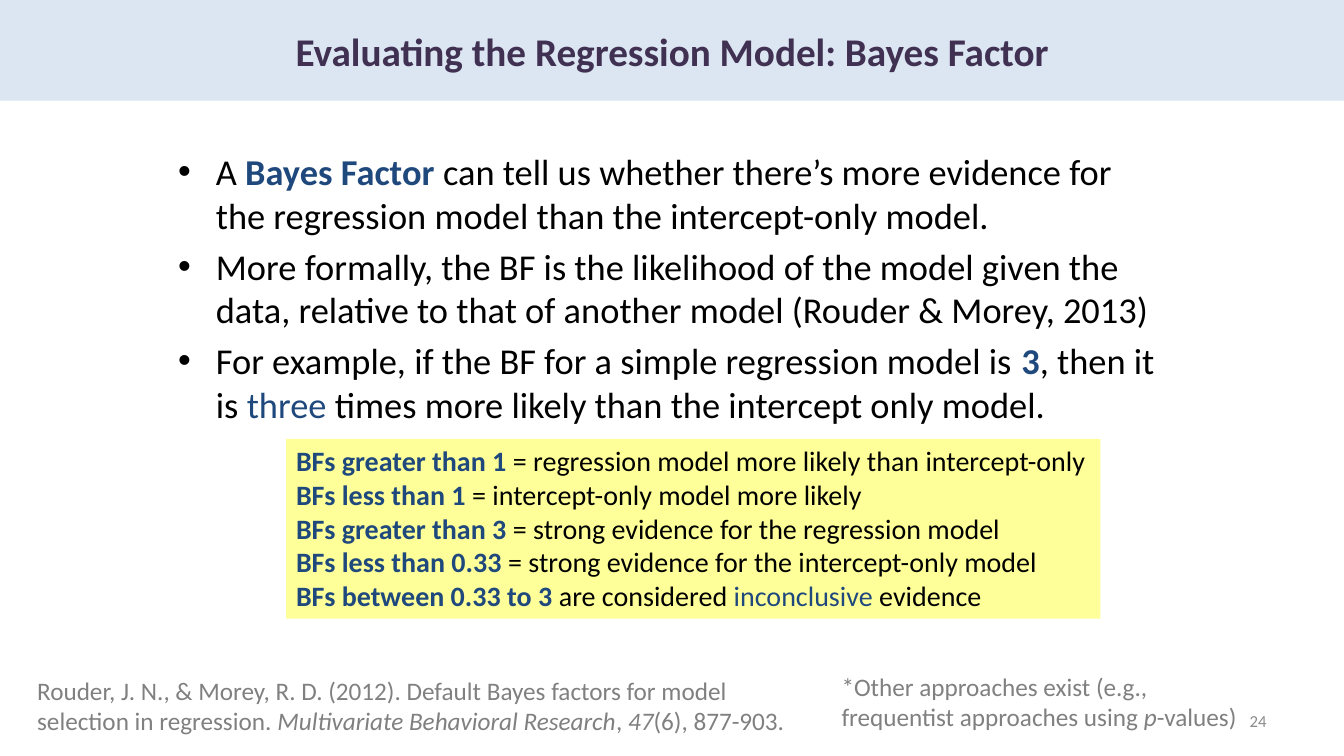
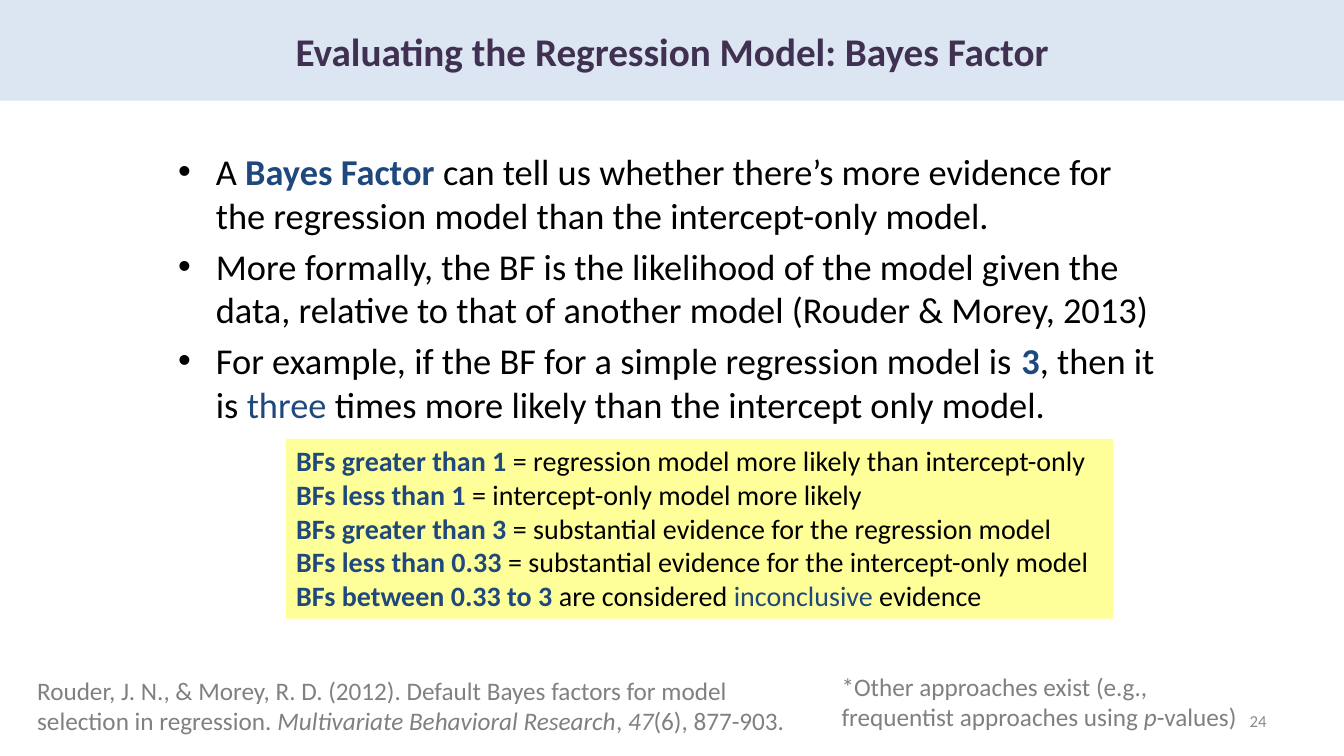
Before and after one commit to chrisjberry/datafluencyCB, a slide deck: slide 24 of docs/slides/PSYC753_L1_SimpleRegression.pptx. Drawn at 1344x756 pixels with LibreOffice and Linux fonts; fonts in the diff are those of the drawing. Boxes give left, top, right and bottom in pixels: in the first picture for what was removed or moved away, otherwise in the second. Text is boxed around its words. In the diff, an @@ line names an element or a change of style, - is before the commit and + after.

```diff
--- a/docs/slides/PSYC753_L1_SimpleRegression.pptx
+++ b/docs/slides/PSYC753_L1_SimpleRegression.pptx
@@ rectangle "BFs greater than 1 = ...": place and size @@
-rectangle "BFs greater than 1 = ..." at <box>286,439,1101,618</box>
+rectangle "BFs greater than 1 = ..." at <box>286,439,1114,618</box>
@@ text in rectangle at <box>296,519,1088,577</box>: text changed @@
-BFs greater than 3 = strong evidence for the regression model
-BFs less than 0.33 = strong evidence for the intercept-only model
+BFs greater than 3 = substantial evidence for the regression model
+BFs less than 0.33 = substantial evidence for the intercept-only model
```
Also in this commit, not shown: 2 other slides changed.
